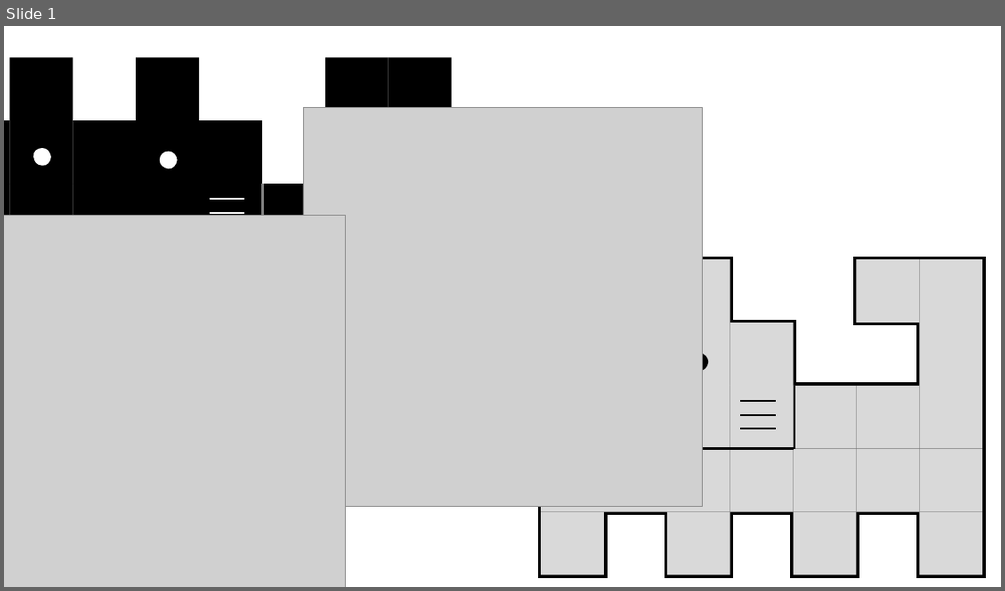
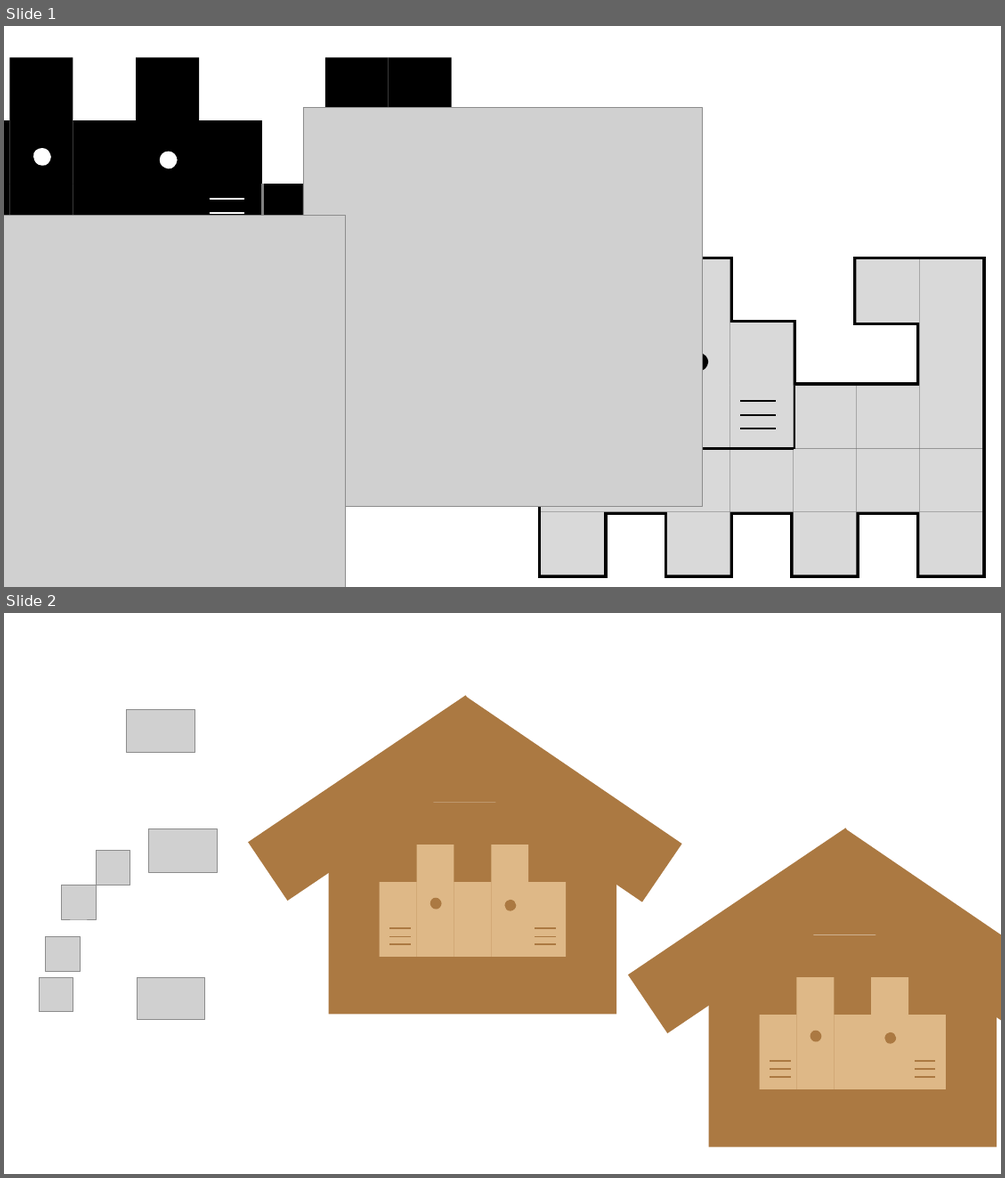
Before and after one commit to gojiteji/golang_webgame, a slide deck: images.pptx. Shown one above the other, each under a label of ours: slide 1 before the commit, slides 1 and 2 after it. The pictures are 1005x591 and 1005x1178 pixels, drawn with LibreOffice and Linux fonts; fonts in the diff are those of the drawing; grey boxes stand for pictures. Boxes give left, top, right and bottom in pixels: in the first picture for what was removed or moved away, otherwise in the second. Text is boxed around its words. In the diff, an @@ line names an element or a change of style, - is before the commit and + after.

```diff
--- a/images.pptx
+++ b/images.pptx
@@ slide 2 added at (4, 613, 1001, 1174), background #FFFFFF @@
@@ picture added at (127, 709, 194, 753) @@
@@ rectangle added at (248, 696, 505, 900), fill #AB7942 @@
@@ triangle added at (329, 706, 616, 803), fill #AB7942 @@
@@ rectangle added at (425, 696, 682, 902), fill #AB7942 @@
@@ rectangle added at (329, 803, 616, 1013), fill #AB7942 @@
@@ picture added at (96, 850, 130, 884) @@
@@ picture added at (149, 829, 217, 873) @@
@@ rectangle added at (628, 827, 885, 1033), fill #AB7942 @@
@@ triangle added at (708, 838, 996, 934), fill #AB7942 @@
@@ rectangle added at (805, 828, 1001, 1034), fill #AB7942 @@
@@ picture added at (62, 885, 96, 919) @@
@@ picture added at (46, 937, 81, 971) @@
@@ group added at (380, 844, 566, 957): 12 rectangles, 6 lines, 2 freeform shapes @@
@@ rectangle added at (708, 934, 996, 1146), fill #AB7942 @@
@@ picture added at (39, 977, 73, 1012) @@
@@ picture added at (138, 977, 204, 1019) @@
@@ group added at (760, 977, 947, 1089): 12 rectangles, 6 lines, 2 freeform shapes @@
```
Also in this commit, not shown: 1 slide removed, 20 other files.
